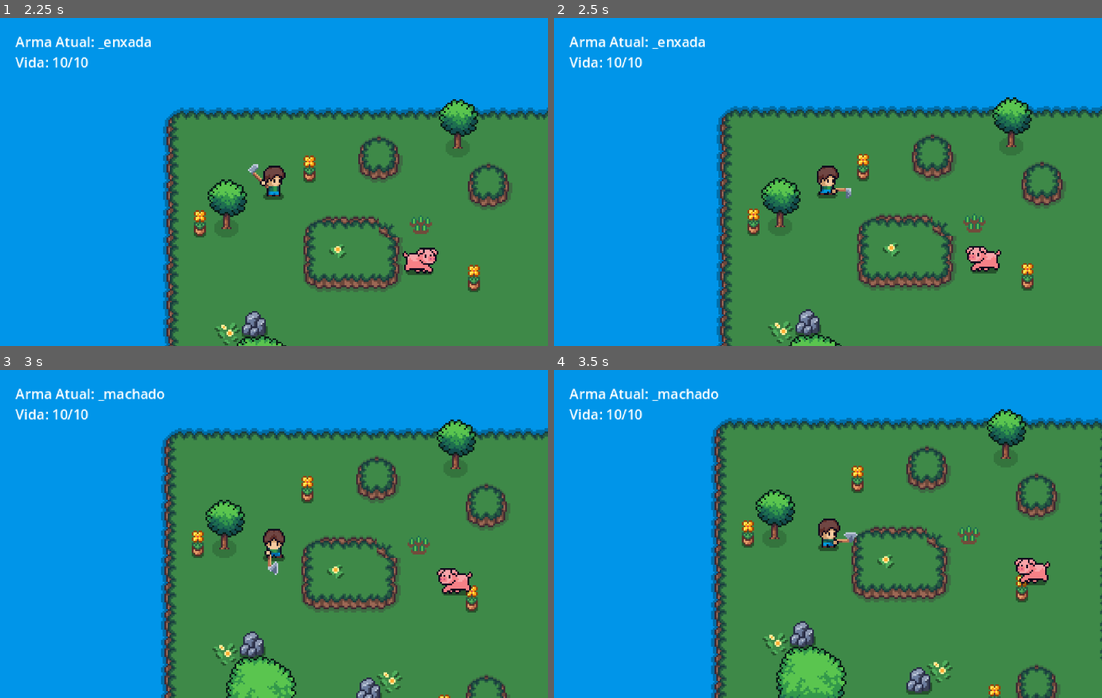
Above: before the commit, frames 1-4 (two rows, left to right).
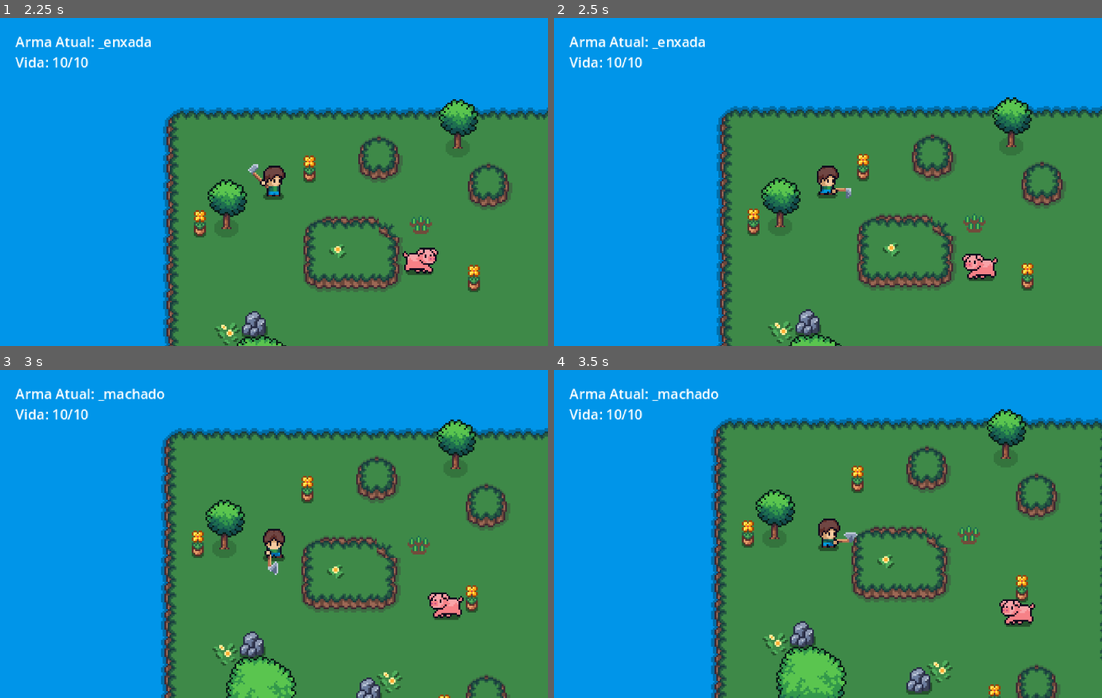
Above: after the commit, the same moments.

Repository: GiseleBezerra/StardewValley2
Game: Godot game, scene res://Cenas/interface/tela_de_menu.tscn
Same seed, same stepped clock (60 frames per second), same inputs: the game is played once before the commit and once after it.
Inputs:
- Up to frame 1 (2.25 s): click "Novo Jogo" at 0.5 s; hold D (move_direita) 1.28-2.03 s; hold Q (ataque_normal) 1.28-2.03 s; hold S (move_baixo) from 2.03 s (still down); tap F (enxada_ataque) at 2.1 s
- Up to frame 2 (2.5 s): keep holding S (move_baixo)
- Up to frame 3 (3 s): release S (move_baixo) at 2.78 s; hold D (move_direita) from 2.78 s (still down); hold R (machado_ataque) from 2.78 s (still down)
- Up to frame 4 (3.5 s): keep holding D (move_direita); keep holding R (machado_ataque)

Frame 1 is identical in both runs. In frame 2, 0.5% of the frame differs, in the area x 74-82%, y 69-81%; in frame 3, 0.8%; in frame 4, 0.9%, in the area x 81-91%, y 57-79%.

Commit message:
Correção das Colisões Do Canto Inferior Direito.

Diff:
--- a/Cenas/jogador/player.tscn
+++ b/Cenas/jogador/player.tscn
@@ -2030,36 +2030,36 @@
 
 [sub_resource type="AnimationLibrary" id="AnimationLibrary_pdhpf"]
 _data = {
-"RESET": SubResource("Animation_cauy2"),
-"atacar_enxada_baixo": SubResource("Animation_xdtxg"),
-"atacar_enxada_cima": SubResource("Animation_i2mp8"),
-"atacar_enxada_direita": SubResource("Animation_w62bi"),
-"atacar_enxada_esquerda": SubResource("Animation_2lryu"),
-"atacar_espada_baixo": SubResource("Animation_6eupj"),
-"atacar_espada_cima": SubResource("Animation_4ilxq"),
-"atacar_espada_direita": SubResource("Animation_gs6b8"),
-"atacar_espada_esquerda": SubResource("Animation_e2rvm"),
-"atacar_machado_baixo": SubResource("Animation_kymay"),
-"atacar_machado_cima": SubResource("Animation_1snbl"),
-"atacar_machado_direita": SubResource("Animation_swj7p"),
-"atacar_machado_esquerda": SubResource("Animation_ti6t2"),
-"atacar_picareta_baixo": SubResource("Animation_4a83i"),
-"atacar_picareta_cima": SubResource("Animation_exfq8"),
-"atacar_picareta_direita": SubResource("Animation_inm0r"),
-"atacar_picareta_esquerda": SubResource("Animation_nad6c"),
-"atacar_regador_baixo": SubResource("Animation_f2myk"),
-"atacar_regador_cima": SubResource("Animation_fsv38"),
-"atacar_regador_direita": SubResource("Animation_a1w66"),
-"atacar_regador_esquerda": SubResource("Animation_hqjt0"),
-"morte": SubResource("Animation_r2pvm"),
-"move_baixo": SubResource("Animation_mdvqt"),
-"move_cima": SubResource("Animation_n42hu"),
-"move_direita": SubResource("Animation_mrpin"),
-"move_esquerda": SubResource("Animation_4d6mo"),
-"parado_baixo": SubResource("Animation_snt7l"),
-"parado_cima": SubResource("Animation_vepco"),
-"parado_direita": SubResource("Animation_x62wu"),
-"parado_esquerda": SubResource("Animation_spas5")
+&"RESET": SubResource("Animation_cauy2"),
+&"atacar_enxada_baixo": SubResource("Animation_xdtxg"),
+&"atacar_enxada_cima": SubResource("Animation_i2mp8"),
+&"atacar_enxada_direita": SubResource("Animation_w62bi"),
+&"atacar_enxada_esquerda": SubResource("Animation_2lryu"),
+&"atacar_espada_baixo": SubResource("Animation_6eupj"),
+&"atacar_espada_cima": SubResource("Animation_4ilxq"),
+&"atacar_espada_direita": SubResource("Animation_gs6b8"),
+&"atacar_espada_esquerda": SubResource("Animation_e2rvm"),
+&"atacar_machado_baixo": SubResource("Animation_kymay"),
+&"atacar_machado_cima": SubResource("Animation_1snbl"),
+&"atacar_machado_direita": SubResource("Animation_swj7p"),
+&"atacar_machado_esquerda": SubResource("Animation_ti6t2"),
+&"atacar_picareta_baixo": SubResource("Animation_4a83i"),
+&"atacar_picareta_cima": SubResource("Animation_exfq8"),
+&"atacar_picareta_direita": SubResource("Animation_inm0r"),
+&"atacar_picareta_esquerda": SubResource("Animation_nad6c"),
+&"atacar_regador_baixo": SubResource("Animation_f2myk"),
+&"atacar_regador_cima": SubResource("Animation_fsv38"),
+&"atacar_regador_direita": SubResource("Animation_a1w66"),
+&"atacar_regador_esquerda": SubResource("Animation_hqjt0"),
+&"morte": SubResource("Animation_r2pvm"),
+&"move_baixo": SubResource("Animation_mdvqt"),
+&"move_cima": SubResource("Animation_n42hu"),
+&"move_direita": SubResource("Animation_mrpin"),
+&"move_esquerda": SubResource("Animation_4d6mo"),
+&"parado_baixo": SubResource("Animation_snt7l"),
+&"parado_cima": SubResource("Animation_vepco"),
+&"parado_direita": SubResource("Animation_x62wu"),
+&"parado_esquerda": SubResource("Animation_spas5")
 }
 
 [sub_resource type="RectangleShape2D" id="RectangleShape2D_fcc17"]
@@ -2102,9 +2102,12 @@
 
 [sub_resource type="AnimationLibrary" id="AnimationLibrary_mjs0k"]
 _data = {
-"RESET": SubResource("Animation_1vxos"),
-"perdendo_vida": SubResource("Animation_1scag")
-}
+&"RESET": SubResource("Animation_1vxos"),
+&"perdendo_vida": SubResource("Animation_1scag")
+}
+
+[sub_resource type="CircleShape2D" id="CircleShape2D_yo17r"]
+radius = 4.0
 
 [node name="Player" type="CharacterBody2D" node_paths=PackedStringArray("_temporizador_de_acoes", "_area_de_ataque", "_texto_armar_atual") groups=["personagem"]]
 position = Vector2(0, -7)
@@ -2125,7 +2128,7 @@
 reset_on_save = false
 root_node = NodePath("../Texture")
 libraries = {
-"": SubResource("AnimationLibrary_pdhpf")
+&"": SubResource("AnimationLibrary_pdhpf")
 }
 
 [node name="Collision" type="CollisionShape2D" parent="."]
@@ -2164,8 +2167,12 @@
 
 [node name="AnimadorVida" type="AnimationPlayer" parent="."]
 libraries = {
-"": SubResource("AnimationLibrary_mjs0k")
-}
+&"": SubResource("AnimationLibrary_mjs0k")
+}
+
+[node name="ColisãoDoPersonagem" type="CollisionShape2D" parent="."]
+position = Vector2(-1, 7)
+shape = SubResource("CircleShape2D_yo17r")
 
 [connection signal="animation_finished" from="Animation" to="." method="_on_animation_animation_finished"]
 [connection signal="timeout" from="TemporizadorDeAcoes" to="." method="_on_temporizador_de_acoes_timeout"]
--- a/Cenas/terreno/terreno.tscn
+++ b/Cenas/terreno/terreno.tscn
@@ -13,30 +13,30 @@
 [sub_resource type="TileSetAtlasSource" id="TileSetAtlasSource_mxhno"]
 texture = ExtResource("1_l7mr6")
 0:0/0 = 0
-0:0/0/physics_layer_0/polygon_0/points = PackedVector2Array(1, 2, 8, -1, 8, 8, -1, 8)
-1:0/0 = 0
-1:0/0/physics_layer_0/polygon_0/points = PackedVector2Array(8, -1, 8, 8, -8, 8, -8, -1)
-2:0/0 = 0
-2:0/0/physics_layer_0/polygon_0/points = PackedVector2Array(-2, 1, 1, 8, -8, 8, -8, -1)
+0:0/0/physics_layer_0/polygon_0/points = PackedVector2Array(1, -1, 8, -1, 8, 8, 1, 8)
+1:0/0 = 0
+1:0/0/physics_layer_0/polygon_0/points = PackedVector2Array(1, 1, 1, 8, -8, 8, -8, 1)
+2:0/0 = 0
+2:0/0/physics_layer_0/polygon_0/points = PackedVector2Array(-1, -1, -8, -1, -8, 8, -1, 8)
 3:0/0 = 0
-3:0/0/physics_layer_0/polygon_0/points = PackedVector2Array(8, -1, 4, -1, 2, 1, 0, 4, 0, 8, -8, 8, -8, -8, -2, -8, 8, -8)
+3:0/0/physics_layer_0/polygon_0/points = PackedVector2Array(-8, -8, 8, -8, 8, -1, 4, -1, 4, 0, 2, 0, 2, 1, 1, 1, 1, 2, 0, 2, 0, 4, -1, 4, -1, 8, -8, 8)
 4:0/0 = 0
-4:0/0/physics_layer_0/polygon_0/points = PackedVector2Array(1, 8, 1, 4, -1, 2, -4, 0, -8, 0, -8, -8, 8, -8, 8, -2, 8, 8)
-0:1/0 = 0
-0:1/0/physics_layer_0/polygon_0/points = PackedVector2Array(-1, -8, 5, -8, 5, 8, -1, 8)
-1:1/0 = 0
-2:1/0 = 0
-2:1/0/physics_layer_0/polygon_0/points = PackedVector2Array(1, 8, -5, 8, -5, -8, 1, -8)
+4:0/0/physics_layer_0/polygon_0/points = PackedVector2Array(8, -8, -8, -8, -8, -1, -4, -1, -4, 0, -2, 0, -2, 1, -1, 1, -1, 2, 0, 2, 0, 4, 1, 4, 1, 8, 8, 8)
+0:1/0 = 0
+0:1/0/physics_layer_0/polygon_0/points = PackedVector2Array(-1, 8, -1, -8, 8, -8, 8, 8)
+1:1/0 = 0
+2:1/0 = 0
+2:1/0/physics_layer_0/polygon_0/points = PackedVector2Array(1, 8, 1, -8, -8, -8, -8, 8)
 3:1/0 = 0
-3:1/0/physics_layer_0/polygon_0/points = PackedVector2Array(-1, -8, -1, -4, 1, -2, 4, 0, 8, 0, 8, 8, -8, 8, -8, 2, -8, -8)
+3:1/0/physics_layer_0/polygon_0/points = PackedVector2Array(-8, 8, -8, -8, -1, -8, -1, -4, 0, -4, 0, -2, 1, -2, 1, -1, 2, -1, 2, 0, 4, 0, 4, 1, 8, 1, 8, 8)
 4:1/0 = 0
-4:1/0/physics_layer_0/polygon_0/points = PackedVector2Array(-8, 1, -4, 1, -2, -1, 0, -4, 0, -8, 8, -8, 8, 8, 2, 8, -8, 8)
-0:2/0 = 0
-0:2/0/physics_layer_0/polygon_0/points = PackedVector2Array(8, 1, 2, -2, -1, -8, 8, -8)
-1:2/0 = 0
-1:2/0/physics_layer_0/polygon_0/points = PackedVector2Array(8, 0, -8, 0, -8, -6, -2, -6, 8, -6)
-2:2/0 = 0
-2:2/0/physics_layer_0/polygon_0/points = PackedVector2Array(-1, -1, -8, 1, -8, -8, 1, -8)
+4:1/0/physics_layer_0/polygon_0/points = PackedVector2Array(8, 8, -8, 8, -8, 1, -4, 1, -4, 0, -2, 0, -2, -1, -1, -1, -1, -2, 0, -2, 0, -4, 1, -4, 1, -8, 8, -8)
+0:2/0 = 0
+0:2/0/physics_layer_0/polygon_0/points = PackedVector2Array(-1, -1, -1, -8, 8, -8, 8, -1)
+1:2/0 = 0
+1:2/0/physics_layer_0/polygon_0/points = PackedVector2Array(-8, 1, 8, 1, 8, -8, -8, -8)
+2:2/0 = 0
+2:2/0/physics_layer_0/polygon_0/points = PackedVector2Array(-1, 1, -8, 1, -8, -8, -1, -8)
 
 [sub_resource type="TileSet" id="TileSet_4ocn6"]
 physics_layer_0/collision_layer = 1
@@ -50,23 +50,23 @@
 [sub_resource type="TileSetAtlasSource" id="TileSetAtlasSource_mgaqb"]
 texture = ExtResource("3_vt7go")
 0:0/0 = 0
-0:0/0/physics_layer_0/polygon_0/points = PackedVector2Array(-2, -1, 8, -1, 8, 8, -3, 8)
-1:0/0 = 0
-1:0/0/physics_layer_0/polygon_0/points = PackedVector2Array(-8, -2, -8, 6, 8, 6, 8, -3)
-2:0/0 = 0
-2:0/0/physics_layer_0/polygon_0/points = PackedVector2Array(2, -1, -8, -1, -8, 8, 3, 8)
-0:1/0 = 0
-0:1/0/physics_layer_0/polygon_0/points = PackedVector2Array(-2, 8, 6, 8, 8, -8, -3, -8)
+0:0/0/physics_layer_0/polygon_0/points = PackedVector2Array(8, 8, -2, 8, -2, -2, 8, -2)
+1:0/0 = 0
+1:0/0/physics_layer_0/polygon_0/points = PackedVector2Array(8, -2, -8, -2, -8, 8, 8, 8)
+2:0/0 = 0
+2:0/0/physics_layer_0/polygon_0/points = PackedVector2Array(-8, 8, 2, 8, 2, -2, -8, -2)
+0:1/0 = 0
+0:1/0/physics_layer_0/polygon_0/points = PackedVector2Array(-2, -8, -2, 8, 8, 8, 8, -8)
 1:1/0 = 0
 1:1/0/physics_layer_0/polygon_0/points = PackedVector2Array(-8, -8, -8, 6, 8, 6, 8, -8)
 2:1/0 = 0
-2:1/0/physics_layer_0/polygon_0/points = PackedVector2Array(2, 8, -6, 8, -8, -8, 3, -8)
-0:2/0 = 0
-0:2/0/physics_layer_0/polygon_0/points = PackedVector2Array(-2, 1, 8, 1, 8, -8, -3, -8)
-1:2/0 = 0
-1:2/0/physics_layer_0/polygon_0/points = PackedVector2Array(-8, 2, -8, -4, 8, -3, 8, 3)
-2:2/0 = 0
-2:2/0/physics_layer_0/polygon_0/points = PackedVector2Array(1, 2, 1, -8, -8, -8, -8, 3)
+2:1/0/physics_layer_0/polygon_0/points = PackedVector2Array(2, -8, 2, 8, -8, 8, -8, -8)
+0:2/0 = 0
+0:2/0/physics_layer_0/polygon_0/points = PackedVector2Array(8, -8, 8, 2, -2, 2, -2, -8)
+1:2/0 = 0
+1:2/0/physics_layer_0/polygon_0/points = PackedVector2Array(8, 2, -8, 2, -8, -8, 8, -8)
+2:2/0 = 0
+2:2/0/physics_layer_0/polygon_0/points = PackedVector2Array(-8, -8, -8, 2, 2, 2, 2, -8)
 0:3/0 = 0
 0:3/0/physics_layer_0/polygon_0/points = PackedVector2Array(-8, -8, 8, -8, 8, 8, -8, 8)
 1:3/0 = 0
@@ -90,30 +90,30 @@
 [sub_resource type="TileSetAtlasSource" id="TileSetAtlasSource_yo54w"]
 texture = ExtResource("4_fp288")
 0:0/0 = 0
-0:0/0/physics_layer_0/polygon_0/points = PackedVector2Array(-2, -2, 8, -2, 8, 8, -3, 8, -2, 6, -2, 1)
-1:0/0 = 0
-1:0/0/physics_layer_0/polygon_0/points = PackedVector2Array(8, 8, -8, 8, -8, -4, 8, -3)
-2:0/0 = 0
-2:0/0/physics_layer_0/polygon_0/points = PackedVector2Array(2, -2, -8, -2, -8, 8, 3, 8, 2, 6, 2, 1)
-0:1/0 = 0
-0:1/0/physics_layer_0/polygon_0/points = PackedVector2Array(5, -8, 5, 8, -4, 8, -3, -8)
-1:1/0 = 0
-2:1/0 = 0
-2:1/0/physics_layer_0/polygon_0/points = PackedVector2Array(3, -8, 3, 8, -5, 8, -5, -8)
-0:2/0 = 0
-0:2/0/physics_layer_0/polygon_0/points = PackedVector2Array(8, -8, 8, 2, -3, 0, -3, -8)
-1:2/0 = 0
-1:2/0/physics_layer_0/polygon_0/points = PackedVector2Array(8, -5, 8, 2, -8, 2, -8, -4)
-2:2/0 = 0
-2:2/0/physics_layer_0/polygon_0/points = PackedVector2Array(4, -8, 1, -4, 0, 0, -8, 2, -8, -8)
-0:3/0 = 0
-0:3/0/physics_layer_0/polygon_0/points = PackedVector2Array(-8, -8, 8, -8, 8, 8, -8, 8)
-1:3/0 = 0
-1:3/0/physics_layer_0/polygon_0/points = PackedVector2Array(-8, -8, 8, -8, 8, 8, -8, 8)
+0:0/0/physics_layer_0/polygon_0/points = PackedVector2Array(-2, -2, 8, -2, 8, 8, -2, 8)
+1:0/0 = 0
+1:0/0/physics_layer_0/polygon_0/points = PackedVector2Array(8, -2, -8, -2, -8, 8, 8, 8)
+2:0/0 = 0
+2:0/0/physics_layer_0/polygon_0/points = PackedVector2Array(2, -2, -8, -2, -8, 8, 2, 8)
+0:1/0 = 0
+0:1/0/physics_layer_0/polygon_0/points = PackedVector2Array(-2, 8, -2, -8, 8, -8, 8, 8)
+1:1/0 = 0
+2:1/0 = 0
+2:1/0/physics_layer_0/polygon_0/points = PackedVector2Array(2, -8, 2, 8, -8, 8, -8, -8)
+0:2/0 = 0
+0:2/0/physics_layer_0/polygon_0/points = PackedVector2Array(-2, 2, -2, -8, 8, -8, 8, 2)
+1:2/0 = 0
+1:2/0/physics_layer_0/polygon_0/points = PackedVector2Array(8, 2, -8, 2, -8, -8, 8, -8)
+2:2/0 = 0
+2:2/0/physics_layer_0/polygon_0/points = PackedVector2Array(2, 2, 2, -8, -8, -8, -8, 2)
+0:3/0 = 0
+0:3/0/physics_layer_0/polygon_0/points = PackedVector2Array(0, 0, 2, 0, 2, -1, 4, -1, 4, -2, 6, -2, 7, -2, 7, -3, 8, -3, 8, 8, -4, 8, -4, 7, -3, 7, -3, 3, -2, 3, -2, 2, -1, 2, -1, 1, 0, 1)
+1:3/0 = 0
+1:3/0/physics_layer_0/polygon_0/points = PackedVector2Array(0, 0, -2, 0, -2, -1, -4, -1, -4, -2, -6, -2, -7, -2, -7, -3, -8, -3, -8, 8, 4, 8, 4, 7, 3, 7, 3, 3, 2, 3, 2, 2, 1, 2, 1, 1, 0, 1)
 0:4/0 = 0
-0:4/0/physics_layer_0/polygon_0/points = PackedVector2Array(-8, -8, 8, -8, 8, 8, -8, 8)
+0:4/0/physics_layer_0/polygon_0/points = PackedVector2Array(0, 4, 0, 3, -2, 3, -2, 2, -3, 2, -3, -3, -4, -3, -4, -7, -4, -8, 8, -8, 8, 5, 7, 5, 7, 6, 4, 6, 4, 5, 3, 5, 3, 4, 1, 4)
 1:4/0 = 0
-1:4/0/physics_layer_0/polygon_0/points = PackedVector2Array(-8, -8, 8, -8, 8, 8, -8, 8)
+1:4/0/physics_layer_0/polygon_0/points = PackedVector2Array(0, 4, 0, 3, 2, 3, 2, 2, 3, 2, 3, -3, 4, -3, 4, -7, 4, -8, -8, -8, -8, 5, -7, 5, -7, 6, -4, 6, -4, 5, -3, 5, -3, 4, -1, 4)
 0:5/0 = 0
 1:5/0 = 0
 2:5/0 = 0
Not shown: 1 places in Cenas/jogador/player.tscn that only renumber resources
